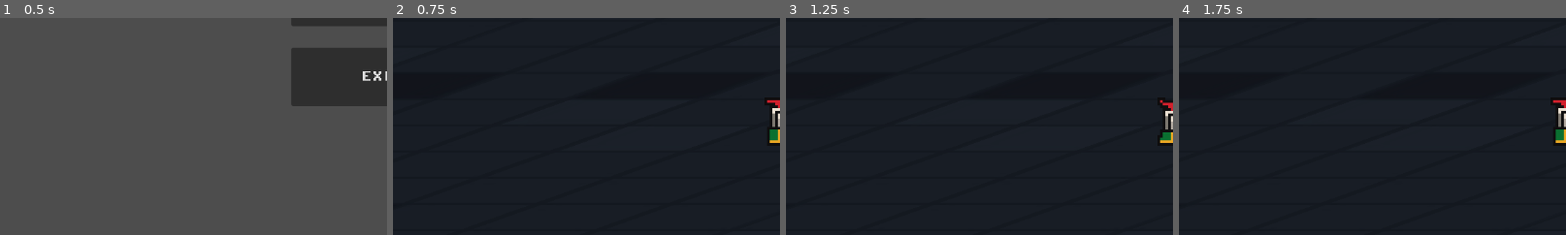
Above: before the commit, frames 1-4 (left to right).
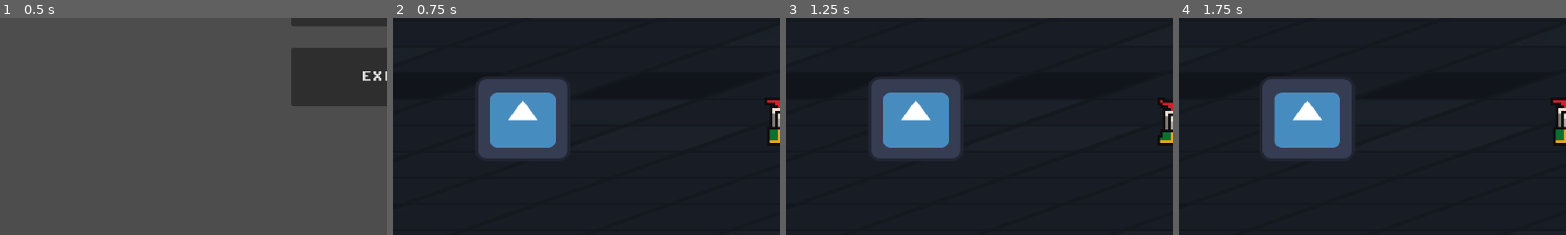
Above: after the commit, the same moments.

Repository: DrakeNeJivoy/soft-cat-box
Game: Godot game, scene res://entitys/main_menu.tscn
The game is run twice, just before and just after one commit, with the same random seed, the same clock (stepped at 60 frames per second) and the same inputs. The engine's default icon, where the game draws it, is replaced by a stand-in: a white triangle on a blue panel in a dark square.
Inputs (mouse positions are % of the whole screen's width and height, from its top left):
- Up to frame 1 (0.5 s): no input
- Up to frame 2 (0.75 s): click "START GAME" at 0.5 s
- Up to frame 3 (1.25 s): no input
- Up to frame 4 (1.75 s): move the mouse to (80, 73) at 1.27 s; hold D (move_right) from 1.28 s (still down); tap E (interact) at 1.35 s; click (80, 73) at 1.42 s
The pictures show only the part of the screen within x 0-50%, y 50-100%; the shares and areas given below are measured in that part.

Frame 1 is identical in both runs. In frame 2, 8.4% of the frame differs, in the area x 22-46%, y 28-65%; in frame 3, 8.4%; in frame 4, 8.4%, in the area x 21-45%, y 28-65%.

Commit message:
GameOver completed

Diff:
--- /dev/null
+++ b/entitys/game_over_panel.tscn
@@ -0,0 +1,50 @@
+[gd_scene load_steps=4 format=3 uid="uid://cdhxnkh6cw7ic"]
+
+[ext_resource type="Script" uid="uid://dyt1fqx5eb18r" path="res://scripts/game_over_panel.gd" id="1_gcd8b"]
+[ext_resource type="FontFile" uid="uid://dvxjslssgsgw1" path="res://sprites/Fonts/PixelOperator8-Bold.ttf" id="2_2fpug"]
+[ext_resource type="FontFile" uid="uid://r1iqx70molqn" path="res://sprites/Fonts/minecraft_0.ttf" id="3_3fw7v"]
+
+[node name="GameOverPanel" type="CanvasLayer"]
+process_mode = 3
+script = ExtResource("1_gcd8b")
+
+[node name="Panel" type="Panel" parent="."]
+offset_left = 237.0
+offset_top = 128.0
+offset_right = 935.7882
+offset_bottom = 523.0
+
+[node name="Label" type="Label" parent="Panel"]
+layout_mode = 0
+offset_left = 89.0
+offset_top = 96.0
+offset_right = 641.0
+offset_bottom = 218.0
+theme_override_colors/font_color = Color(10.863254, 0, 0, 1)
+theme_override_colors/font_shadow_color = Color(9.261236, 0, 0, 1)
+theme_override_colors/font_outline_color = Color(0, 0, 0, 1)
+theme_override_constants/shadow_offset_x = 3
+theme_override_constants/shadow_offset_y = 3
+theme_override_constants/outline_size = 6
+theme_override_constants/shadow_outline_size = 2
+theme_override_fonts/font = ExtResource("2_2fpug")
+theme_override_font_sizes/font_size = 64
+text = "GAME OVER"
+horizontal_alignment = 1
+vertical_alignment = 1
+
+[node name="RestartButton" type="Button" parent="Panel"]
+layout_mode = 0
+offset_left = 245.0
+offset_top = 259.0
+offset_right = 469.5161
+offset_bottom = 346.0
+theme_override_colors/font_color = Color(0.46814942, 1, 0.68564296, 1)
+theme_override_colors/font_hover_color = Color(0, 0.8548469, 0, 1)
+theme_override_colors/font_outline_color = Color(0, 0, 0, 1)
+theme_override_constants/outline_size = 10
+theme_override_fonts/font = ExtResource("3_3fw7v")
+theme_override_font_sizes/font_size = 32
+text = "RE:START"
+
+[connection signal="pressed" from="Panel/RestartButton" to="." method="_on_restart_button_pressed"]
--- /dev/null
+++ b/entitys/take_damage.tscn
@@ -0,0 +1,11 @@
+[gd_scene load_steps=3 format=3 uid="uid://d3abulrknt06c"]
+
+[ext_resource type="Script" uid="uid://ddbdvvx7lrst" path="res://scripts/take_damage.gd" id="1_5nwrq"]
+
+[sub_resource type="RectangleShape2D" id="RectangleShape2D_2r5dp"]
+
+[node name="TakeDamage" type="Area2D"]
+script = ExtResource("1_5nwrq")
+
+[node name="CollisionShape2D" type="CollisionShape2D" parent="."]
+shape = SubResource("RectangleShape2D_2r5dp")
--- a/levels/mainscene.tscn
+++ b/levels/mainscene.tscn
@@ -6,6 +6,9 @@
 [ext_resource type="Script" uid="uid://ds7whuoat7bq8" path="res://scripts/floor.gd" id="3_mkths"]
 [ext_resource type="PackedScene" uid="uid://q7pehfvsq4w4" path="res://ui/camera_2d.tscn" id="5_cqxiv"]
 [ext_resource type="PackedScene" uid="uid://ckm7ixosi11en" path="res://npc/dialoger.tscn" id="5_mkths"]
+[ext_resource type="PackedScene" uid="uid://d3abulrknt06c" path="res://entitys/take_damage.tscn" id="7_p1p0v"]
+[ext_resource type="Texture2D" uid="uid://dtflw26yow58i" path="res://icon.svg" id="8_cerdn"]
+[ext_resource type="PackedScene" uid="uid://cdhxnkh6cw7ic" path="res://entitys/game_over_panel.tscn" id="9_tlwtn"]
 
 [sub_resource type="GDScript" id="GDScript_cqxiv"]
 script/source = "extends StaticBody2D
@@ -43,6 +46,17 @@
 position = Vector2(0, -47.759644)
 zoom = Vector2(1, 1)
 
+[node name="GameOverPanel" parent="MainChar/Camera2D" instance=ExtResource("9_tlwtn")]
+visible = false
+
 [node name="Dialoger" parent="." instance=ExtResource("5_mkths")]
 position = Vector2(342, -66)
 scale = Vector2(3.864, 3.864)
+
+[node name="TakeDamage" parent="." instance=ExtResource("7_p1p0v")]
+position = Vector2(-385, -42)
+scale = Vector2(8.195534, 7.2705946)
+
+[node name="Sprite2D" type="Sprite2D" parent="TakeDamage"]
+scale = Vector2(0.13497414, 0.13497414)
+texture = ExtResource("8_cerdn")
--- a/main_char.gd
+++ b/main_char.gd
@@ -5,9 +5,33 @@
 @export var speed := 700.0
 var dialog_active := false
 
+@export var max_health: int = 100
+var current_health: int
+
 func _ready() -> void:
 	GlobalSignal.dialog_started.connect(_on_dialog_started)
 	GlobalSignal.dialog_end.connect(_on_dialog_end)
+	current_health = max_health
+	# Подписка на глобальный сигнал
+	GlobalSignal.take_dmg.connect(Callable(self, "_on_take_damage"))
+
+func _on_take_damage(amount: int) -> void:
+	current_health -= amount
+	print("MainChar получил ", amount, " урона. Здоровье: ", current_health)
+
+	if current_health <= 0:
+		var scene = get_tree().get_current_scene()
+		var panel_path = "MainChar/Camera2D/GameOverPanel"
+
+		if scene.has_node(panel_path):
+			var game_over_panel = scene.get_node(panel_path)
+			game_over_panel.show_game_over()
+		else:
+			push_error("GameOverPanel не найден по пути: " + panel_path)
+
+func die() -> void:
+	print("MainChar погиб!")
+	queue_free()
 
 func _physics_process(delta):
 	if dialog_active:
--- a/scripts/GlobalScripts/GlobalSignal.gd
+++ b/scripts/GlobalScripts/GlobalSignal.gd
@@ -3,6 +3,7 @@
 signal open_dialog(text)
 signal dialog_started
 signal dialog_end
+signal take_dmg(amount: int)
 
 # Called when the node enters the scene tree for the first time.
 func _ready() -> void:
--- /dev/null
+++ b/scripts/game_over_panel.gd
@@ -0,0 +1,14 @@
+extends CanvasLayer
+@onready var restart_button: Button = $Panel/RestartButton
+
+func _ready():
+	$Panel/RestartButton.pressed.connect(Callable(self, "_on_restart_button_pressed"))
+	visible = false
+
+func show_game_over():
+	visible = true
+	get_tree().paused = true
+
+func _on_restart_button_pressed():
+	get_tree().paused = false
+	get_tree().reload_current_scene()
--- a/scripts/main_char.tscn
+++ b/scripts/main_char.tscn
@@ -42,14 +42,14 @@
 [sub_resource type="CircleShape2D" id="CircleShape2D_ifpps"]
 radius = 4.0
 
-[node name="MainChar" type="CharacterBody2D"]
+[node name="MainChar" type="CharacterBody2D" groups=["player"]]
 script = ExtResource("1_fsbk6")
 
 [node name="AnimatedSprite2D" type="AnimatedSprite2D" parent="."]
 position = Vector2(1, -12)
 sprite_frames = SubResource("SpriteFrames_4sk1i")
 autoplay = "default"
-frame_progress = 0.01899626
+frame_progress = 0.07169665
 
 [node name="CollisionShape2D" type="CollisionShape2D" parent="."]
 position = Vector2(1, -6)
--- /dev/null
+++ b/scripts/take_damage.gd
@@ -0,0 +1,14 @@
+extends Area2D
+
+@export var damage: int = 10  # сколько урона наносит зона
+@export var active: bool = true  # активна ли зона
+
+func _ready() -> void:
+	# Подписываемся на сигнал (если нужно, чтобы зона реагировала на глобальные события)
+	# GlobalSignal.take_dmg.connect(_on_take_damage)  # не обязательно для зоны
+	connect("body_entered", Callable(self, "_on_body_entered"))
+
+func _on_body_entered(body: Node2D) -> void:
+	if active and body.is_in_group("player"):
+		# Отсылаем сигнал глобально, чтобы любой слушатель (например, персонаж) получил урон
+			GlobalSignal.take_dmg.emit(damage)
Not shown: 1 places in entitys/options_menu.tscn that only renumber resources
Not shown: 1 places in levels/camera_2d_2.tscn that only renumber resources
Not shown: 1 places in levels/mainscene.tscn that only renumber resources
Not shown, added: scripts/game_over_panel.gd.uid
Not shown, added: scripts/take_damage.gd.uid
